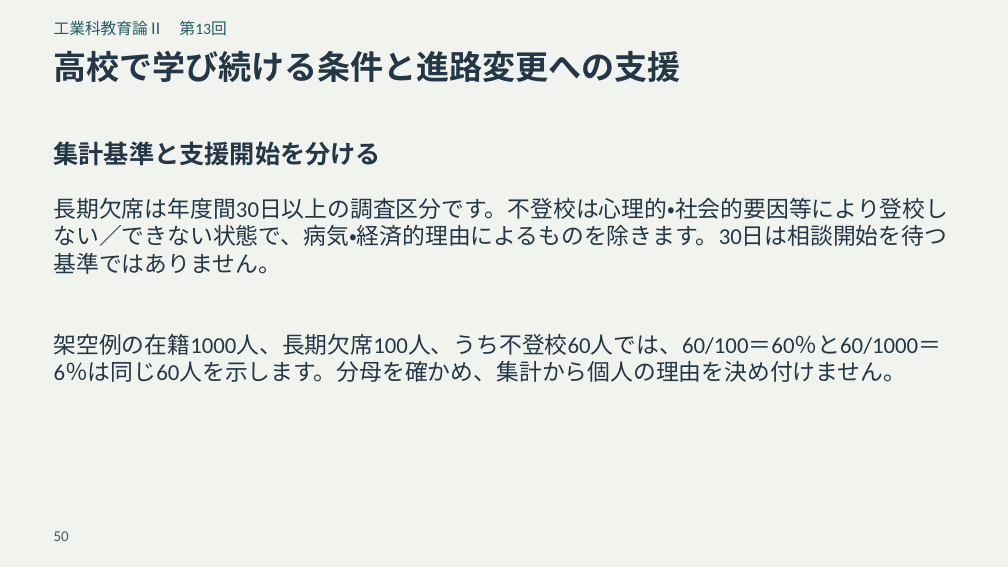
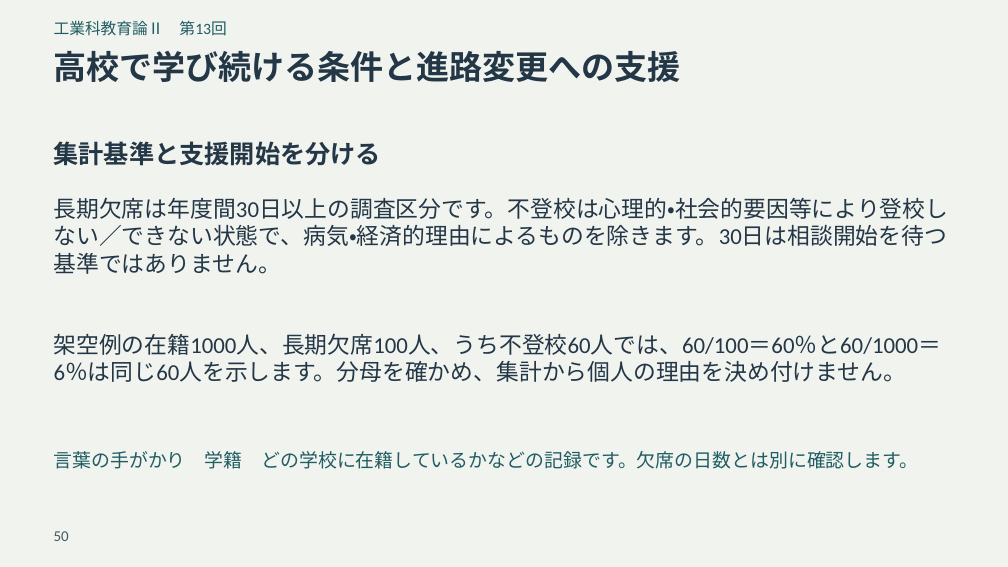
Before and after one commit to zooc-14calbp/industrial-education-ii, a slide deck: slide 50 of reorganized/20261105/expanded/slides.pptx. Drawn at 1008x567 pixels with LibreOffice and Linux fonts; fonts in the diff are those of the drawing. Boxes give left, top, right and bottom in pixels: in the first picture for what was removed or moved away, otherwise in the second. Text is boxed around its words. In the diff, an @@ line names an element or a change of style, - is before the commit and + after.

```diff
--- a/reorganized/20261105/expanded/slides.pptx
+++ b/reorganized/20261105/expanded/slides.pptx
@@ text added at (x1=54, y1=451, x2=918, y2=469), 18 pt, text #205D62 @@
+言葉の手がかり 学籍 どの学校に在籍しているかなどの記録です。欠席の日数とは別に確認します。
```
Also in this commit, not shown: 15 other slides changed, 30 other files.
